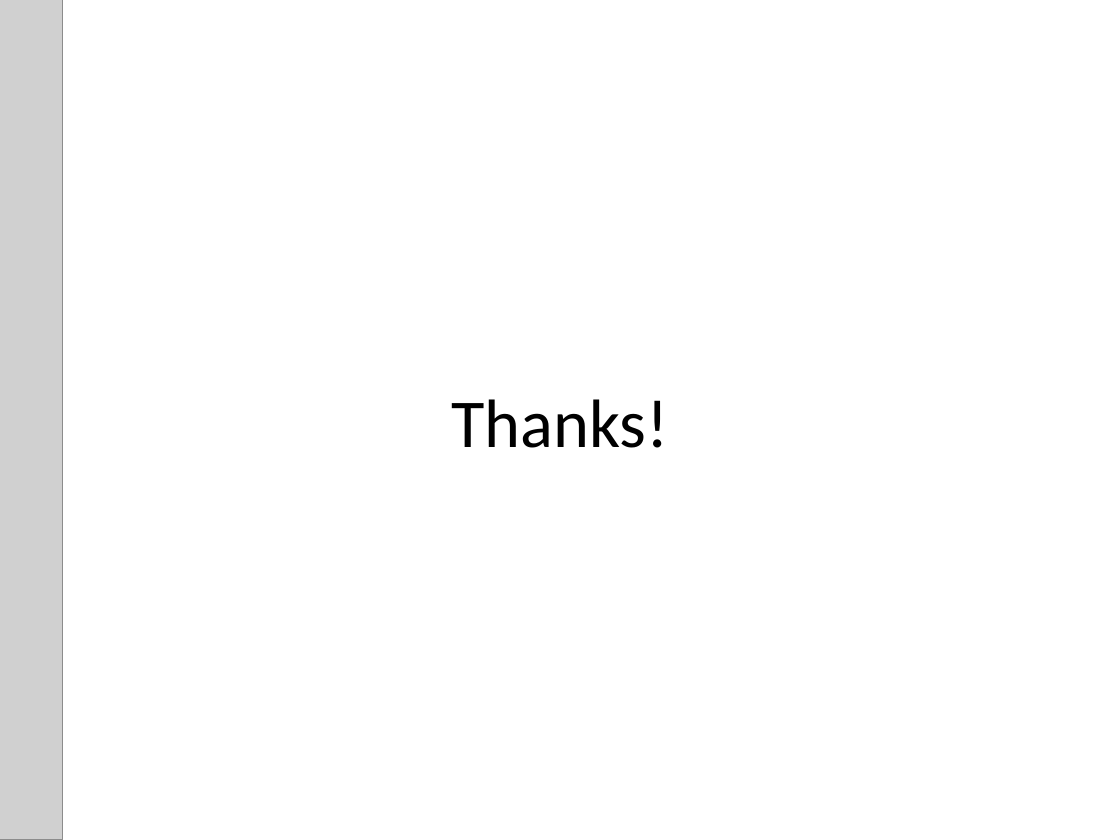
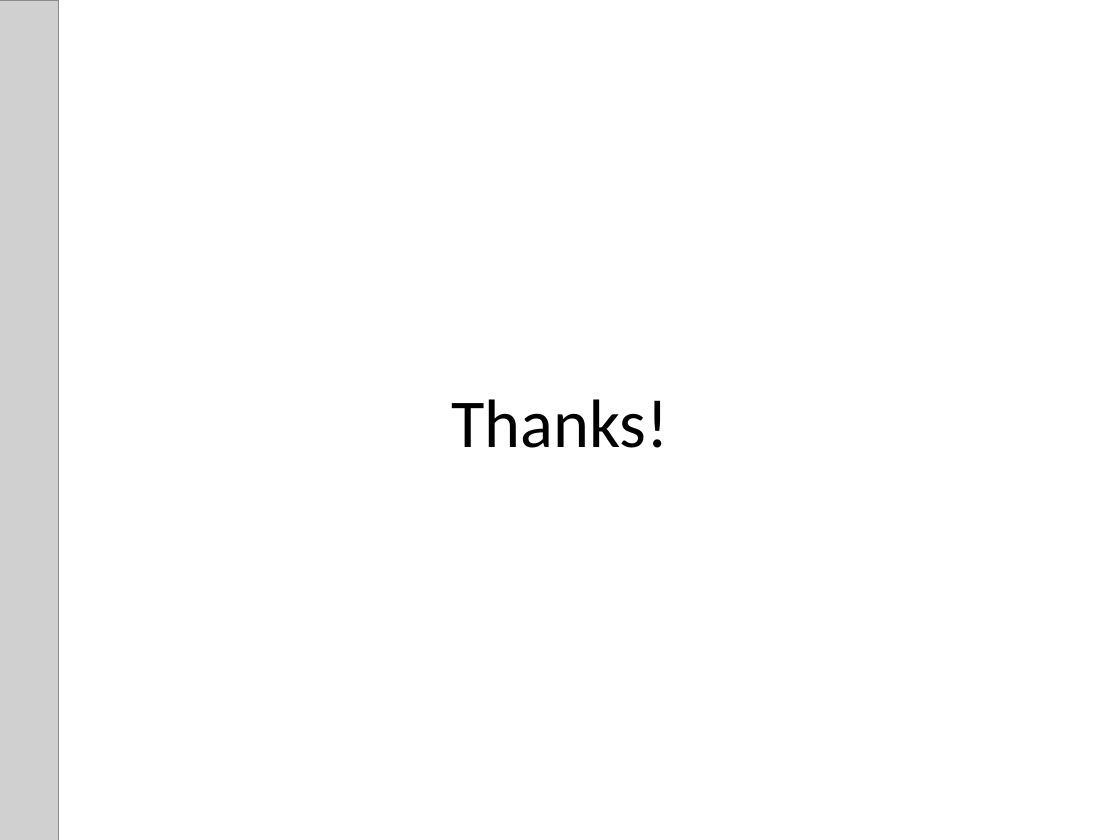
Before and after one commit to vandeyk/SpectralSimulationStudy, a slide deck: slide 29 of Spectral simulation and AI.pptx (slide 30 before the commit). Drawn at 1120x840 pixels with LibreOffice and Linux fonts; fonts in the diff are those of the drawing; grey boxes stand for pictures. Boxes give left, top, right and bottom in pixels: in the first picture for what was removed or moved away, otherwise in the second. Text is boxed around its words. In the diff, an @@ line names an element or a change of style, - is before the commit and + after.

```diff
--- a/Spectral simulation and AI.pptx
+++ b/Spectral simulation and AI.pptx
@@ picture at (x1=0, y1=1, x2=58, y2=840): rotation 0 to 270 degrees @@
```
Also in this commit, not shown: 1 other slide changed, 1 slide removed.
